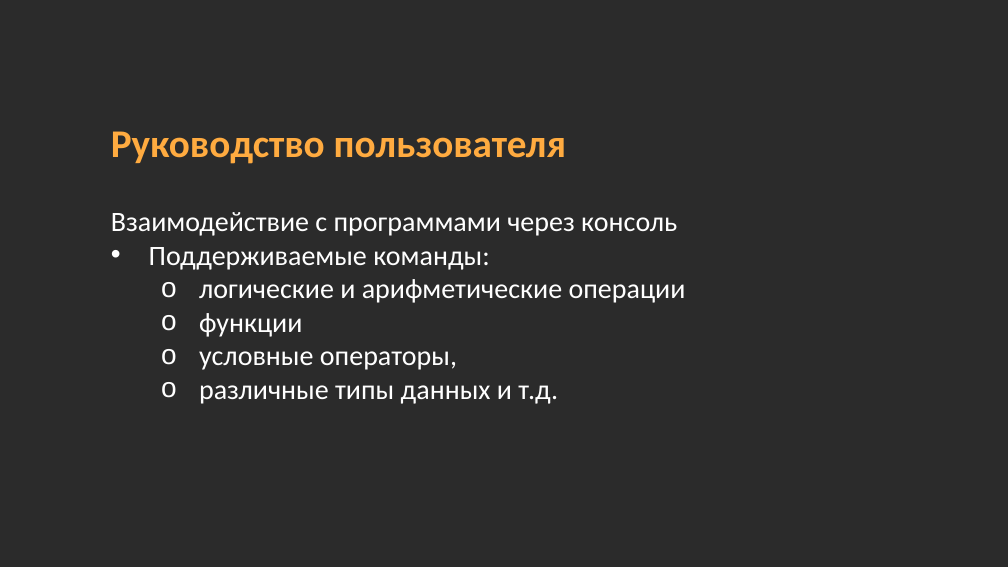
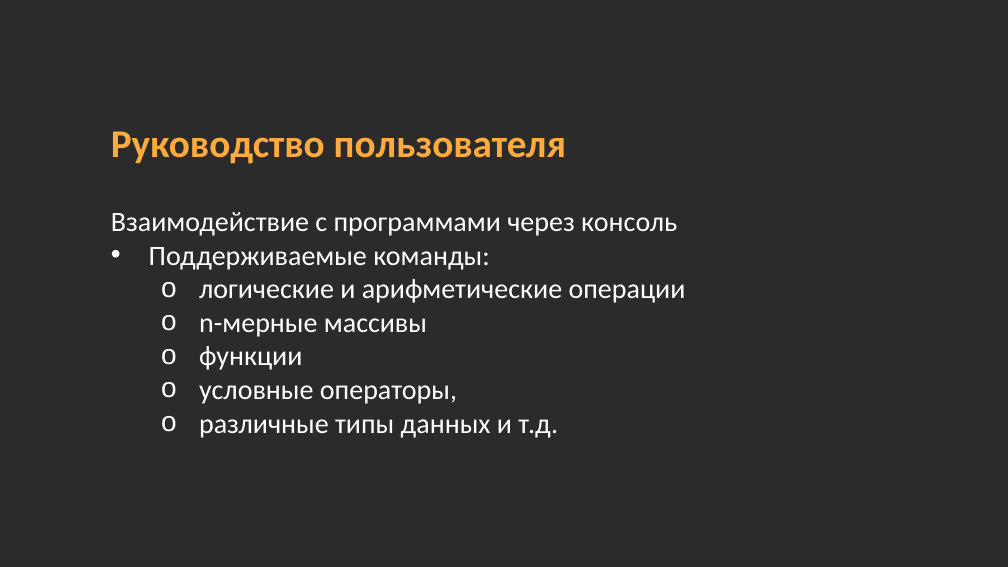
Before and after one commit to midnsun/mp2-2024-lab7-interpretator, a slide deck: slide 4 of Презентация_лабораторная_Интерпретатор_Загрядсков_Максим_Болтенков_Станислав_3823Б1ПМ1_1.pptx. Drawn at 1008x567 pixels with LibreOffice and Linux fonts; fonts in the diff are those of the drawing; background and template pictures are left out; a plain dark background stands for a picture behind light text. Boxes give left, top, right and bottom in pixels: in the first picture for what was removed or moved away, otherwise in the second. Text is boxed around its words. In the diff, an @@ line names an element or a change of style, - is before the commit and + after.

```diff
--- a/Презентация_лабораторная_Интерпретатор_Загрядсков_Максим_Болтенков_Станислав_3823Б1ПМ1_1.pptx
+++ b/Презентация_лабораторная_Интерпретатор_Загрядсков_Максим_Болтенков_Станислав_3823Б1ПМ1_1.pptx
@@ text at bbox=[199, 318, 427, 337]: paragraph added @@
+  o n-мерные массивы
```
Also in this commit, not shown: 2 other slides changed, 4 slides added, 1 other file.
